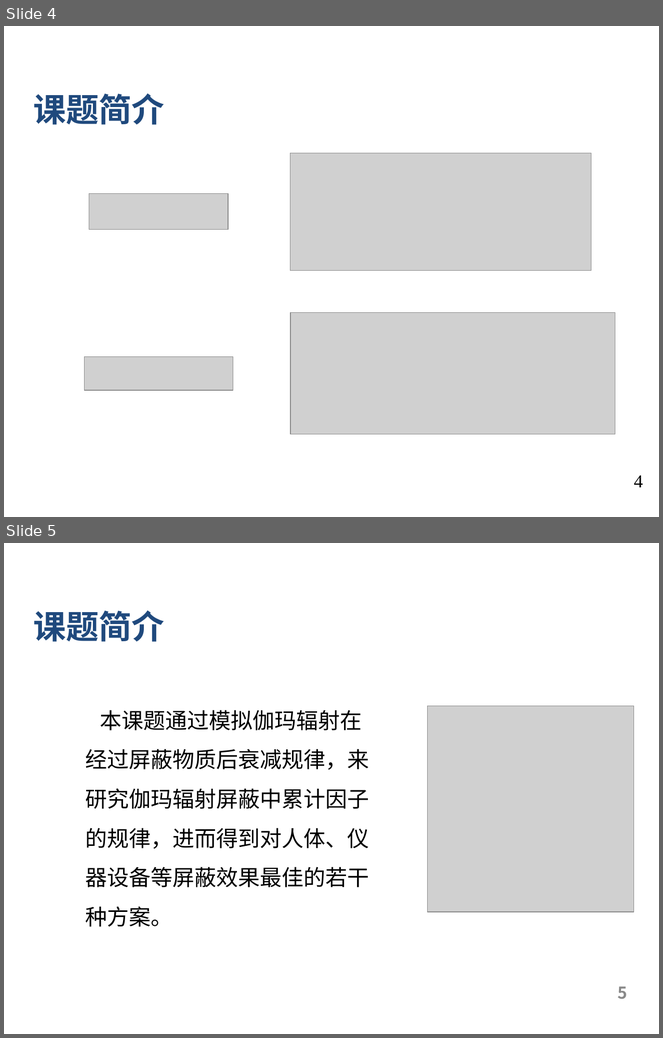
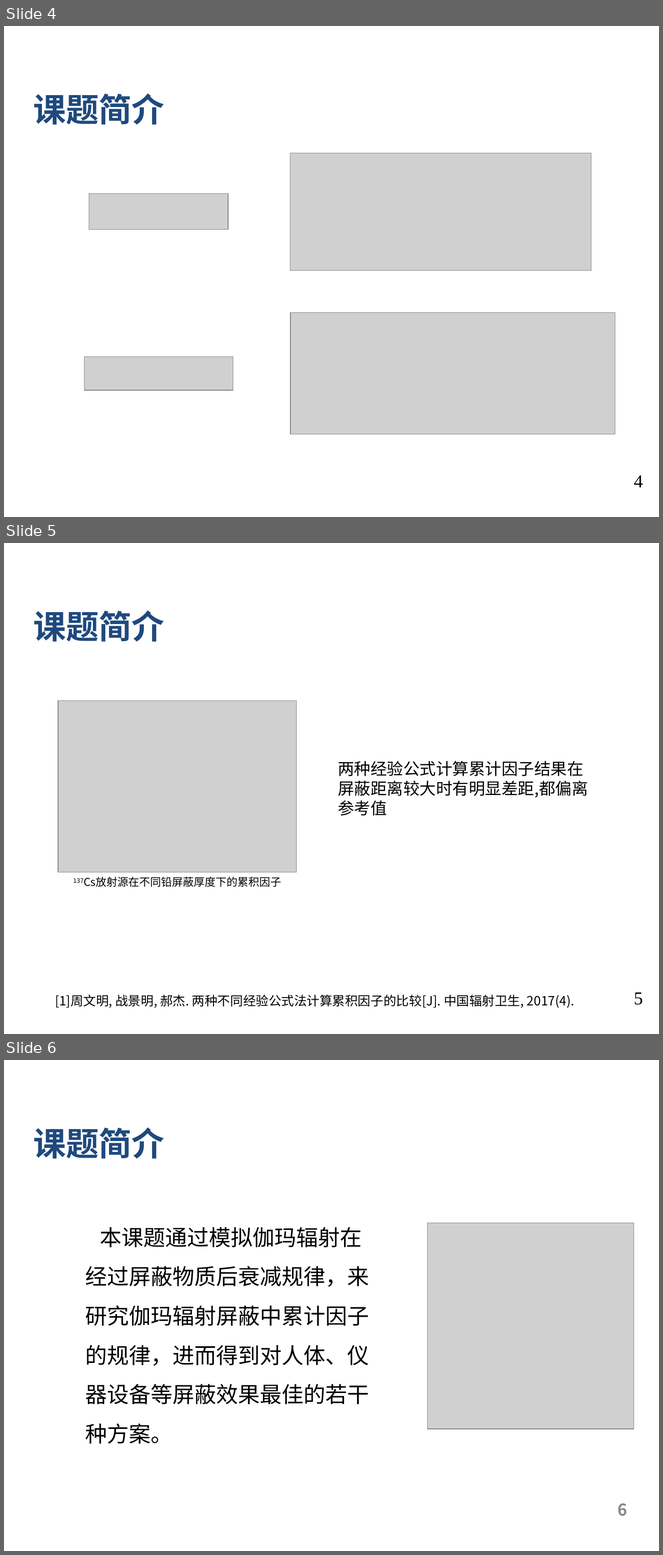
Before and after one commit to Apricot1024/GraduationProject, a slide deck: 2.中期/中期.pptx. Shown one above the other, each under a label of ours: slides 4 and 5 before the commit, slides 4, 5 and 6 after it. The pictures are 663x1038 and 663x1555 pixels, drawn with LibreOffice and Linux fonts; fonts in the diff are those of the drawing; grey boxes stand for pictures; background and template pictures are left out. Boxes give left, top, right and bottom in pixels: in the first picture for what was removed or moved away, otherwise in the second. Text is boxed around its words. In the diff, an @@ line names an element or a change of style, - is before the commit and + after.

```diff
--- a/2.中期/中期.pptx
+++ b/2.中期/中期.pptx
@@ slide 5 added at (x1=4, y1=543, x2=659, y2=1034), background picture (left out) @@
@@ text added at (x1=34, y1=611, x2=165, y2=642), 36 pt, text #1F497D, bold @@
+课题简介
@@ picture added at (x1=59, y1=701, x2=297, y2=873) @@
@@ text added at (x1=338, y1=761, x2=588, y2=816), 18 pt, text #000000 @@
+两种经验公式计算累计因子结果在屏蔽距离较大时有明显差距,都偏离参考值
@@ text added at (x1=59, y1=873, x2=295, y2=892), 12 pt, text #000000 @@
+137Cs放射源在不同铅屏蔽厚度下的累积因子
@@ text added at (x1=55, y1=995, x2=575, y2=1008), 14 pt, text #000000 @@
+[1]周文明, 战景明, 郝杰. 两种不同经验公式法计算累积因子的比较[J]. 中国辐射卫生, 2017(4).
@@ page number added at (x1=634, y1=993, x2=644, y2=1005), 20 pt, text #000000 @@
+5
@@ what was slide 5 is now slide 6 @@
@@ page number at (x1=618, y1=1504, x2=628, y2=1517): text changed @@
-5
+6
```
Also in this commit, not shown: 6 slides changed, 21 other files.
